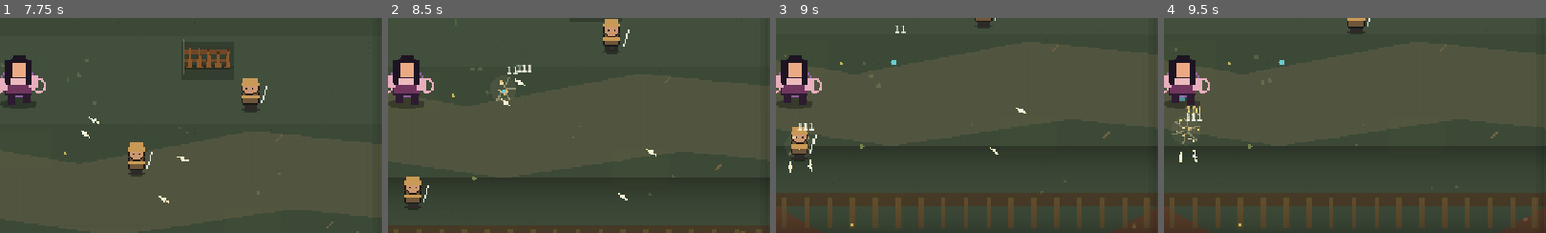
Above: before the commit, frames 1-4 (left to right).
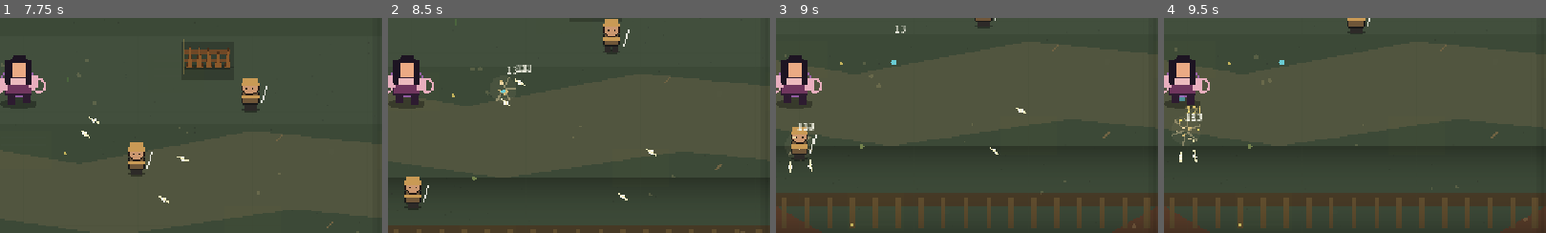
Above: after the commit, the same moments.

Repository: shinryuken0505/three-kingdoms-survivor
Game: Godot game, scene res://main.tscn
Same seed, same stepped clock (60 frames per second), same inputs: the game is played once before the commit and once after it.
Inputs (mouse positions are % of the whole screen's width and height, from its top left):
- Up to frame 1 (7.75 s): tap Enter (ui_accept) at 0.5, 0.77, 1.25, 2, 3.77, 6.77 s; move the mouse to (45, 70) at 0.52 s; hold Up (ui_up) 0.53-1.25 s; tap Keypad Enter at 0.6 s; click (45, 70) at 0.67 s; drag from (80, 65) to (45, 70) at 1.27 s; move the mouse to (20, 35) at 2.02 s; hold Left (ui_left) 2.03-2.75 s; tap E at 2.1 s; drag from (55, 50) to (20, 35) at 2.77 s; move the mouse to (35, 25) at 3.52 s; hold Down (ui_down) 3.53-4.25 s; tap P at 3.6 s; drag from (72, 45) to (35, 25) at 4.27 s; move the mouse to (30, 55) at 5.02 s; hold Up (ui_up) 5.03-5.75 s; tap Delete at 5.1 s; click (30, 55) at 5.17 s; drag from (60, 28) to (30, 55) at 5.77 s; move the mouse to (45, 70) at 6.52 s; hold Right (ui_right) 6.53-7.25 s; tap Shift at 6.6 s; drag from (80, 65) to (45, 70) at 7.27 s
- Up to frame 2 (8.5 s): move the mouse to (20, 35) at 8.02 s; hold Down (ui_down) from 8.03 s (still down); tap 2 at 8.1 s
- Up to frame 3 (9 s): release Down (ui_down) at 8.75 s; drag from (55, 50) to (20, 35) at 8.77 s
- Up to frame 4 (9.5 s): no input
The pictures show only the part of the screen within x 48-98%, y 36-86%; the shares and areas given below are measured in that part.

Frame 1 is identical in both runs. In frame 2, less than 0.1% of the frame differs, in the area x 32-38%, y 21-27%; in frame 3, less than 0.1%, in the area x 7-34%, y 3-56%; in frame 4, less than 0.1%.

Commit message:
feat(alpha19): mount identity combat runtime

Diff:
--- a/main.tscn
+++ b/main.tscn
@@ -8,6 +8,7 @@
 [ext_resource path="res://scripts/ui/intermission_visual_layer.gd" type="Script" id="7_intermission_visual"]
 [ext_resource path="res://scripts/ui/recruitment_roster_visual_layer.gd" type="Script" id="8_recruitment_visual"]
 [ext_resource path="res://scripts/systems/progression/progression_state_guard_layer.gd" type="Script" id="11_progression_guard"]
+[ext_resource path="res://scripts/systems/combat/identity_combat_runtime_layer.gd" type="Script" id="12_identity_combat"]
 
 [node name="Main" type="Node2D"]
 script = ExtResource("1_main")
@@ -32,3 +33,6 @@
 
 [node name="ProgressionStateGuardLayer" type="Node" parent="."]
 script = ExtResource("11_progression_guard")
+
+[node name="IdentityCombatRuntimeLayer" type="Node" parent="."]
+script = ExtResource("12_identity_combat")
Not shown: 1 places in main.tscn that only renumber resources
